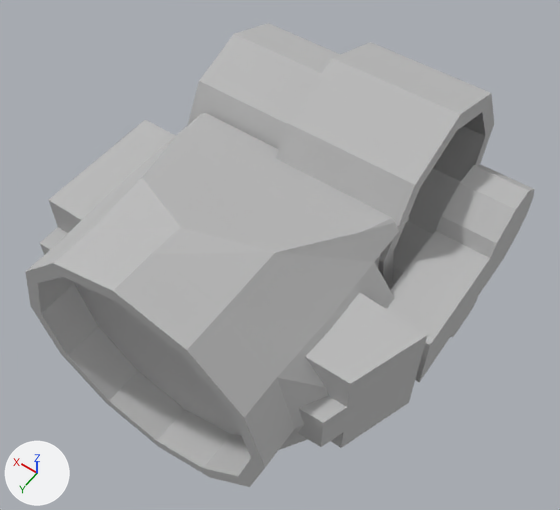
Before and after pictures for a commit that changed the glTF model atlas/meshes/r_uarm.gltf.
Camera for both pictures: a 50 mm lens placed at (-0.124, 0.093, 0.247), pointed at (-0.008, -0.07, -0.009). Lighting does not change. The marker at lower left points along +X, +Y and +Z.

Objects in the first picture: 'Node'.
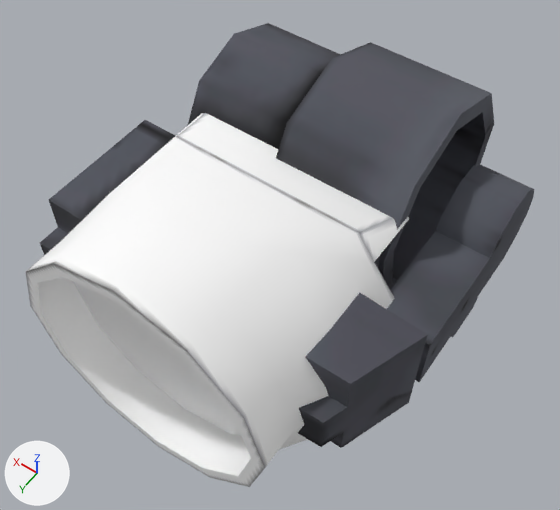
Edits to the scene script, one JSON object a line:
```json
{"op": "add", "block": "img_extremities_diffuse_unplugged_mit", "code": ["img_extremities_diffuse_unplugged_mit = load_image('extremities_diffuse_unplugged_mit', 'extremities_diffuse_unplugged_mit.png', 2048, 2048, 'sRGB')"]}
{"op": "add", "block": "mat_drc_extremities_diffuse_014", "code": ["mat_drc_extremities_diffuse_014 = principled_material('drc_extremities_diffuse.014')", "mat_drc_extremities_diffuse_014.texture = img_extremities_diffuse_unplugged_mit", "mat_drc_extremities_diffuse_014.roughness = 0.998"]}
{"block": "me_node_mesh", "where": "# used by ob_node; location = (0.0, 0.0, 0.0)"}
{"op": "remove", "block": "me_node_mesh", "code": "me_node_mesh.from_pydata(...)  # 288 vertices, 546 faces; spans x -0.084..0.063, y -0.165..0.012, z -0.07..0.057"}
{"op": "add", "block": "me_node_mesh", "code": "me_node_mesh.from_pydata(...)  # 288 vertices, 546 faces; spans x -0.084..0.063, y -0.165..0.012, z -0.069..0.057"}
{"block": "me_node_mesh", "change": "me_node_mesh part 1: 546 faces spanning x -0.084..0.063, y -0.165..0.012, z -0.069..0.057 switch from mat_default (grey #bcbcbc) to mat_drc_extremities_diffuse_014 (picture img_extremities_diffuse_unplugged_mit)"}
```

Where the change shows, as pixel boxes [x1, y1, x2, y2] in the pictures (560 x 510 px):
```json
{"part": 1, "of": "me_node_mesh", "change": "recoloured", "before": [26, 23, 534, 487], "after": [26, 23, 534, 487]}
```
